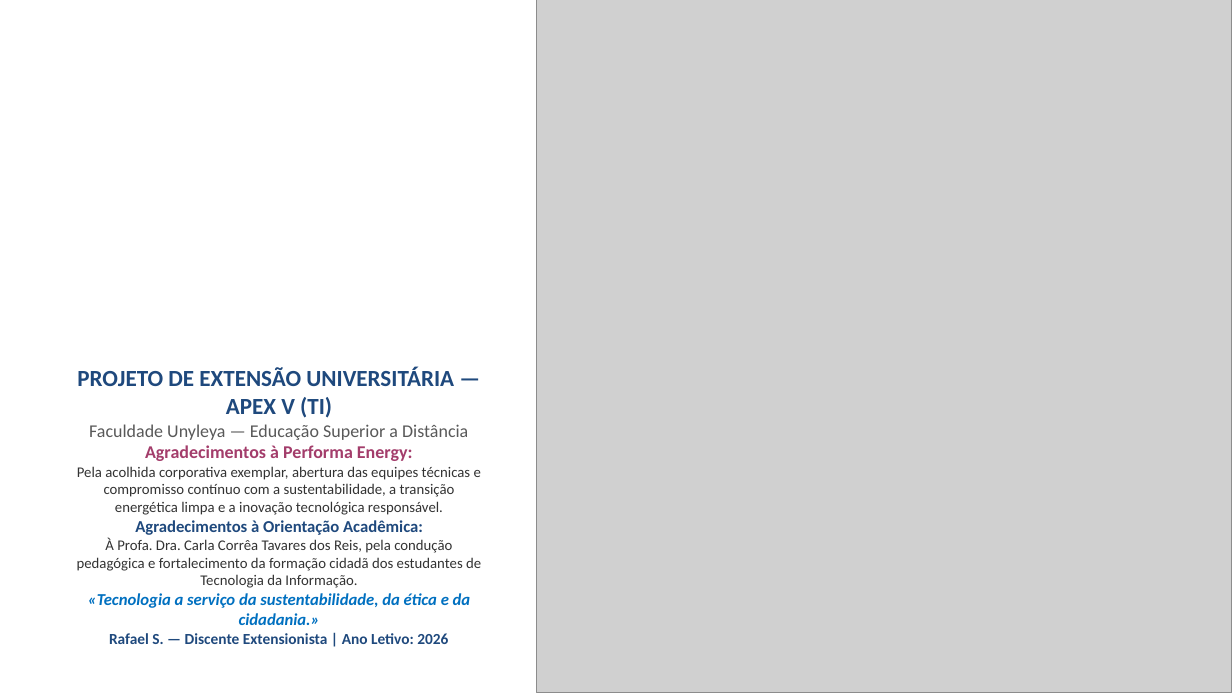
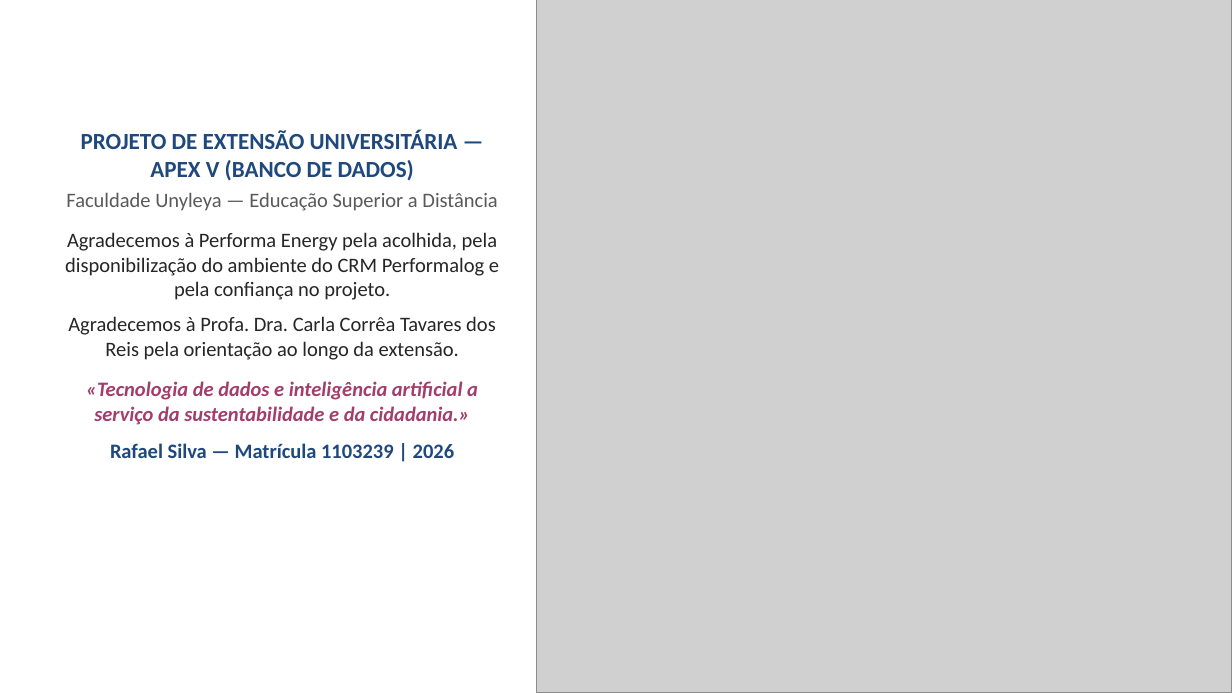
Before and after one commit to rafasants1/apex, a slide deck: slide 20 of TEMPLATE_PREENCHIDO_APEX_V_PERFORMA_ENERGY.pptx. Drawn at 1232x693 pixels with LibreOffice and Linux fonts; fonts in the diff are those of the drawing; grey boxes stand for pictures. Boxes give left, top, right and bottom in pixels: in the first picture for what was removed or moved away, otherwise in the second. Text is boxed around its words. In the diff, an @@ line names an element or a change of style, - is before the commit and + after.

Commit message:
feat(apex-v): aplicacao integral das correcoes ABNT/layout, pacotes modulares M1/M2 e suite Performalog Atendimento

```diff
--- a/TEMPLATE_PREENCHIDO_APEX_V_PERFORMA_ENERGY.pptx
+++ b/TEMPLATE_PREENCHIDO_APEX_V_PERFORMA_ENERGY.pptx
@@ text "PROJETO DE EXTENSÃO UNIVERSITÁRIA — ...": place and size @@
-text "PROJETO DE EXTENSÃO UNIVERSITÁRIA — ..." at <box>77,367,481,625</box>
+text "PROJETO DE EXTENSÃO UNIVERSITÁRIA — ..." at <box>65,130,499,458</box>
@@ text at <box>81,130,458,181</box>: text changed @@
-PROJETO DE EXTENSÃO UNIVERSITÁRIA — APEX V (TI)
+PROJETO DE EXTENSÃO UNIVERSITÁRIA — APEX V (BANCO DE DADOS)
@@ text at <box>66,192,497,211</box>: size 14 to 16 pt in "Faculdade Unyleya — Educação Superior a Distância"; more space between paragraphs @@
@@ text at <box>65,232,499,458</box>: text changed; size 11.5 to 16 pt; text colour #333333 to #262626 @@
-Agradecimentos à Performa Energy:
-Pela acolhida corporativa exemplar, abertura das equipes técnicas e compromisso contínuo com a sustentabilidade, a transição energética limpa e a inovação tecnológica responsável.
-Agradecimentos à Orientação Acadêmica:
-À Profa. Dra. Carla Corrêa Tavares dos Reis, pela condução pedagógica e fortalecimento da formação cidadã dos estudantes de Tecnologia da Informação.
-«Tecnologia a serviço da sustentabilidade, da ética e da cidadania.»
-Rafael S. — Discente Extensionista | Ano Letivo: 2026
+Agradecemos à Performa Energy pela acolhida, pela disponibilização do ambiente do CRM Performalog e pela confiança no projeto.
+Agradecemos à Profa. Dra. Carla Corrêa Tavares dos Reis pela orientação ao longo da extensão.
+«Tecnologia de dados e inteligência artificial a serviço da sustentabilidade e da cidadania.»
+Rafael Silva — Matrícula 1103239 | 2026
```
Also in this commit, not shown: 19 other slides changed, 43 other files.
